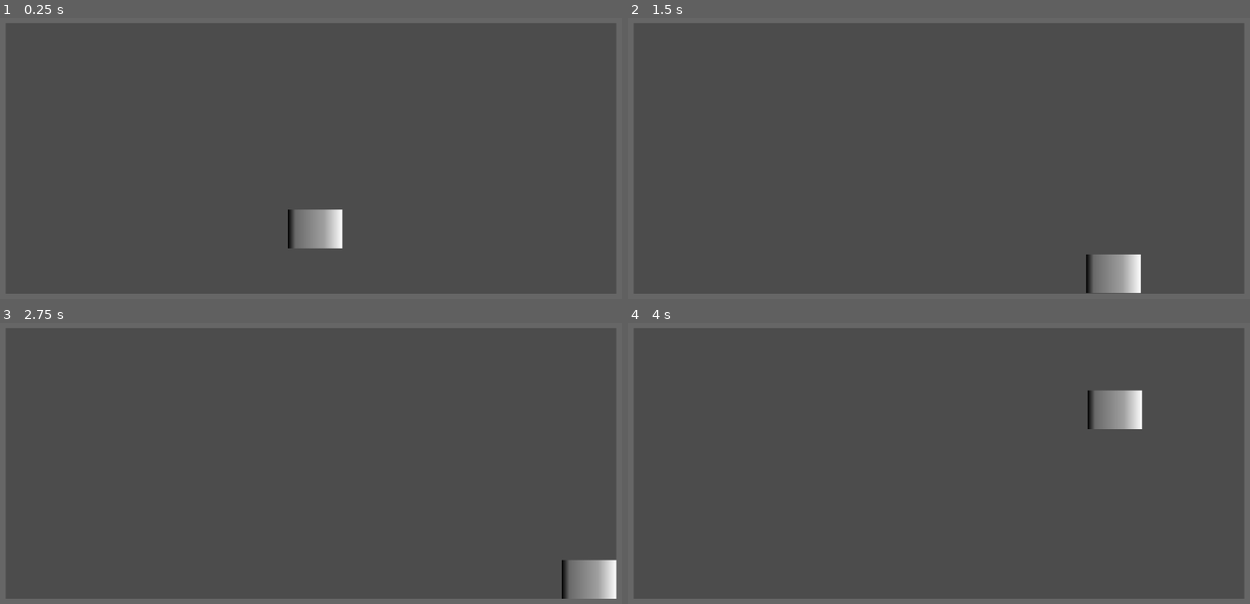
Above: before the commit, frames 1-4 (two rows, left to right).
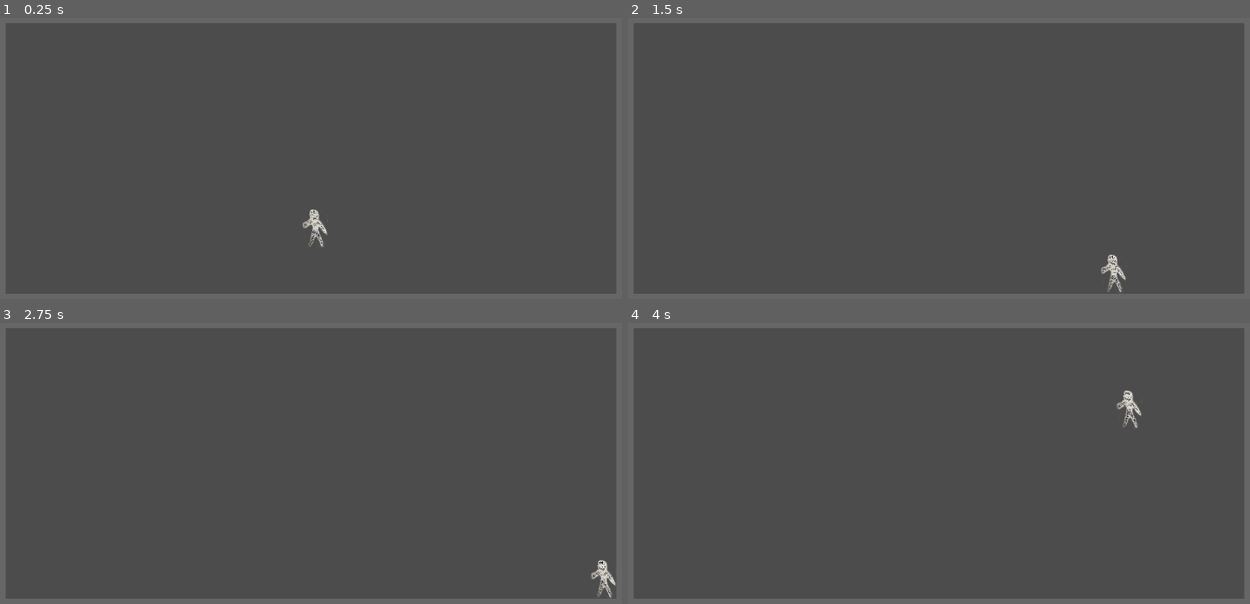
Above: after the commit, the same moments.

Repository: glitchcore/pick-the-lock
Game: Godot game, scene res://Scenes/TestScene.tscn
The game is run twice, just before and just after one commit, with the same random seed, the same clock (stepped at 60 frames per second) and the same inputs. The project has no main scene, so this scene is started directly.
Inputs:
- Up to frame 1 (0.25 s): no input
- Up to frame 2 (1.5 s): tap Enter at 0.5 s; hold Right (ui_right) 0.53-1.28 s; hold Down (ui_down) from 1.28 s (still down)
- Up to frame 3 (2.75 s): tap Space at 2 s; release Down (ui_down) at 2.03 s; hold Right (ui_right) from 2.03 s (still down)
- Up to frame 4 (4 s): release Right (ui_right) at 2.78 s; hold Up (ui_up) 2.78-3.53 s; hold Left (ui_left) from 3.53 s (still down)

The runs differ from the first frame. In frame 1, 1.1% of the frame differs, in the area x 46-56%, y 68-83%; in frame 2, 1.1%; in frame 3, 1.1%; in frame 4, 1.1%.

Commit message:
update player texture

Diff:
--- a/Actors/Player.tscn
+++ b/Actors/Player.tscn
@@ -1,28 +1,22 @@
-[gd_scene load_steps=5 format=2]
+[gd_scene load_steps=4 format=2]
 
 [ext_resource path="res://Actors/Player.gd" type="Script" id=1]
-
-[sub_resource type="Gradient" id=1]
-offsets = PoolRealArray( 0, 0.136364, 0.666667, 1 )
-colors = PoolColorArray( 0, 0, 0, 1, 0.416667, 0.416667, 0.416667, 1, 0.628788, 0.628788, 0.628788, 1, 1, 1, 1, 1 )
-
-[sub_resource type="GradientTexture" id=2]
-gradient = SubResource( 1 )
+[ext_resource path="res://assets/player.png" type="Texture" id=2]
 
 [sub_resource type="RectangleShape2D" id=3]
-extents = Vector2( 40, 28.5 )
+extents = Vector2( 18.5, 28.5 )
 
 [node name="Player" type="KinematicBody2D"]
 collision_mask = 6
 script = ExtResource( 1 )
 
 [node name="Sprite" type="Sprite" parent="."]
-position = Vector2( 2.38419e-07, -29 )
-scale = Vector2( 0.0390625, 57 )
-texture = SubResource( 2 )
+position = Vector2( 0, -29 )
+scale = Vector2( -0.0543881, 0.0610899 )
+texture = ExtResource( 2 )
 
 [node name="CollisionShape2D" type="CollisionShape2D" parent="."]
-position = Vector2( 0, -29 )
+position = Vector2( 0.5, -29 )
 shape = SubResource( 3 )
 
 [node name="Camera2D" type="Camera2D" parent="."]
Binary file added: assets/player.png
Not shown, added: assets/player.png.import
